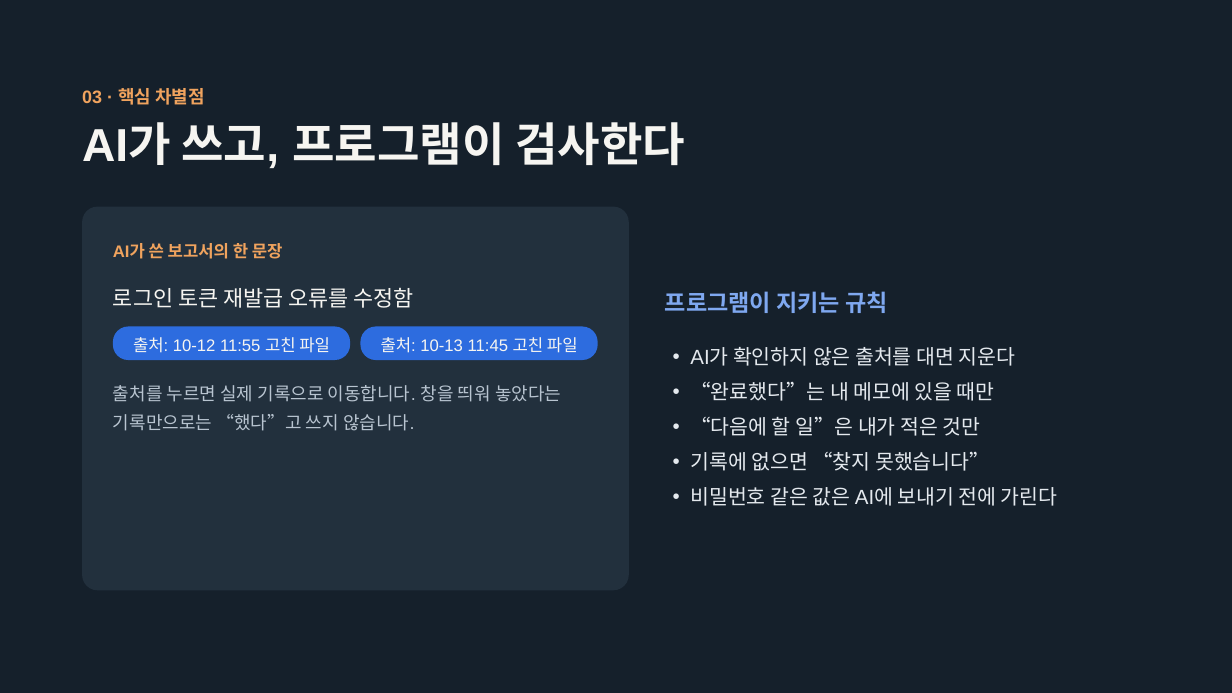
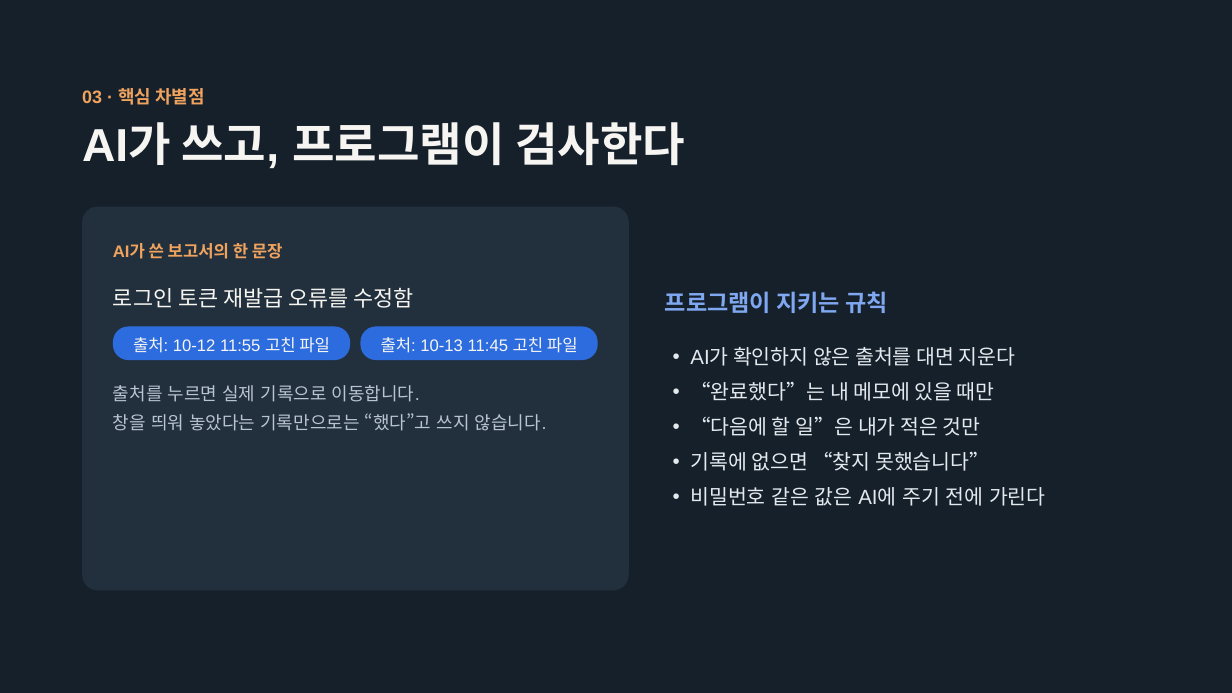
Before and after one commit to superokok/work-history, a slide deck: slide 4 of ppt/작업 기록 앱-(대인배)-v2.pptx. Drawn at 1232x693 pixels with LibreOffice and Linux fonts; fonts in the diff are those of the drawing. Boxes give left, top, right and bottom in pixels: in the first picture for what was removed or moved away, otherwise in the second. Text is boxed around its words. In the diff, an @@ line names an element or a change of style, - is before the commit and + after.

```diff
--- a/ppt/작업 기록 앱-(대인배)-v2.pptx
+++ b/ppt/작업 기록 앱-(대인배)-v2.pptx
@@ text "출처를 누르면 실제 기록으로 이동합니다. ..." rewrapped from bbox=[113, 385, 561, 431] to bbox=[113, 385, 547, 431] @@
@@ text at bbox=[690, 487, 1046, 506]: text changed @@
-• 비밀번호 같은 값은 AI에 보내기 전에 가린다
+• 비밀번호 같은 값은 AI에 주기 전에 가린다
```
Also in this commit, not shown: 8 other slides changed.
